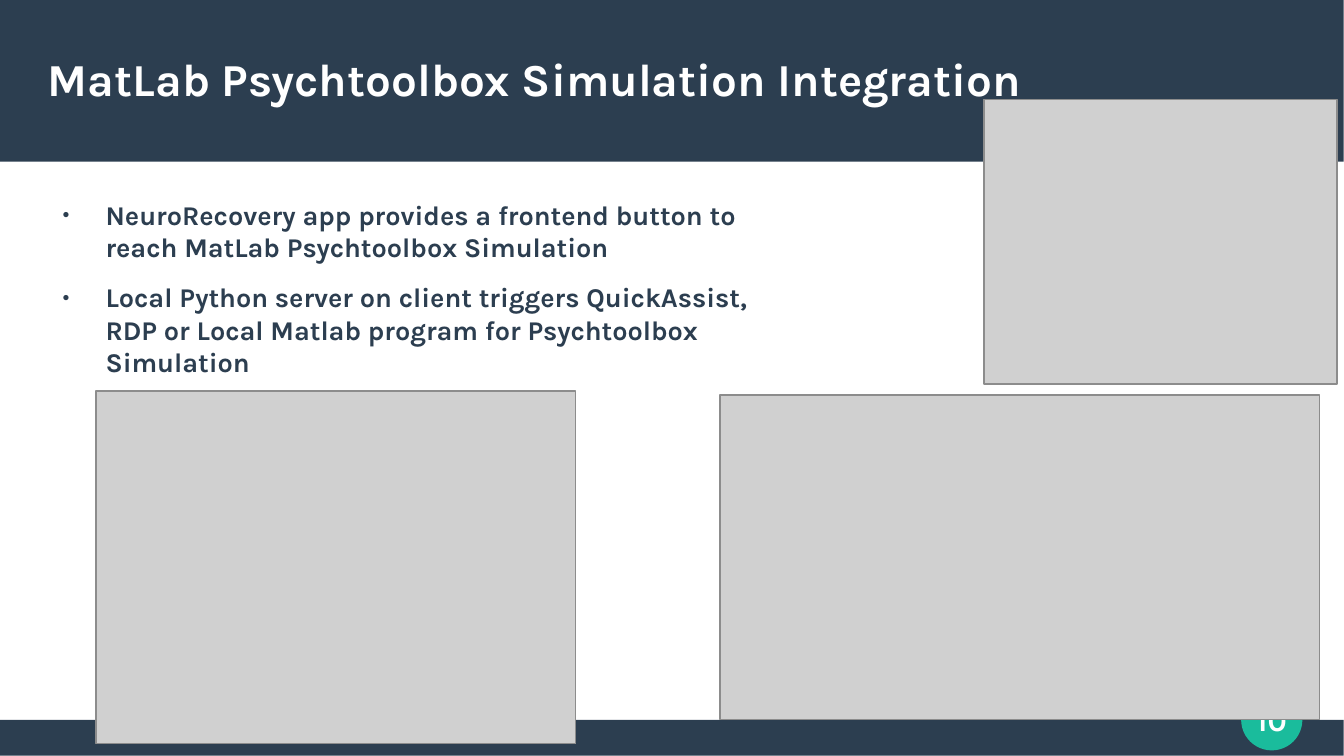
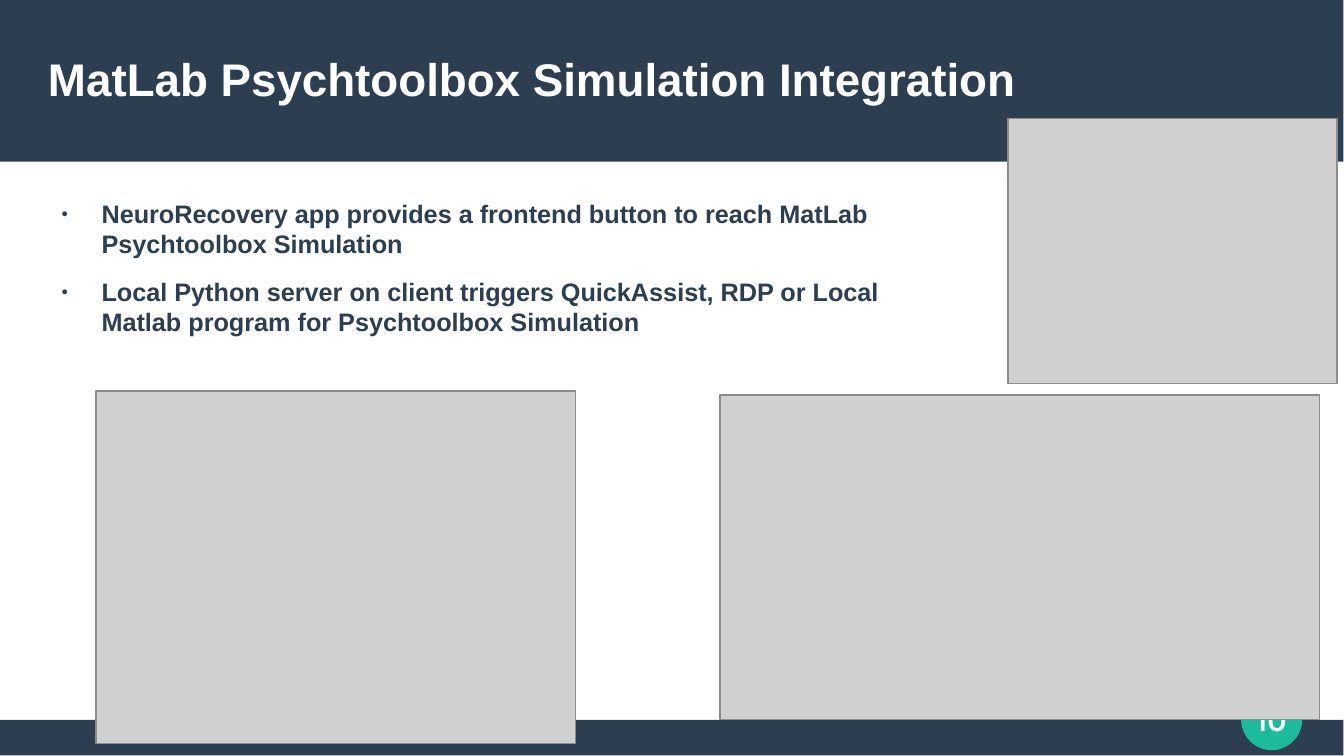
Before and after one commit to mark-ruddy/neurorecovery, a slide deck: slide 10 of report/neurorecovery_final_presentation.pptx. Drawn at 1344x756 pixels with LibreOffice and Linux fonts; fonts in the diff are those of the drawing; grey boxes stand for pictures. Boxes give left, top, right and bottom in pixels: in the first picture for what was removed or moved away, otherwise in the second. Text is boxed around its words. In the diff, an @@ line names an element or a change of style, - is before the commit and + after.

```diff
--- a/report/neurorecovery_final_presentation.pptx
+++ b/report/neurorecovery_final_presentation.pptx
@@ title "MatLab Psychtoolbox Simulation Integration" at box(48, 63, 1015, 105): font Karla to Arial @@
@@ picture: place and size @@
-picture at box(984, 100, 1338, 384)
+picture at box(1009, 118, 1338, 383)
@@ text "NeuroRecovery app provides a frontend ..." at box(102, 204, 879, 337): size 16 to 14.9 pt, font Karla to Arial; indent changed @@
```
Also in this commit, not shown: 15 other slides changed, 1 other file.
